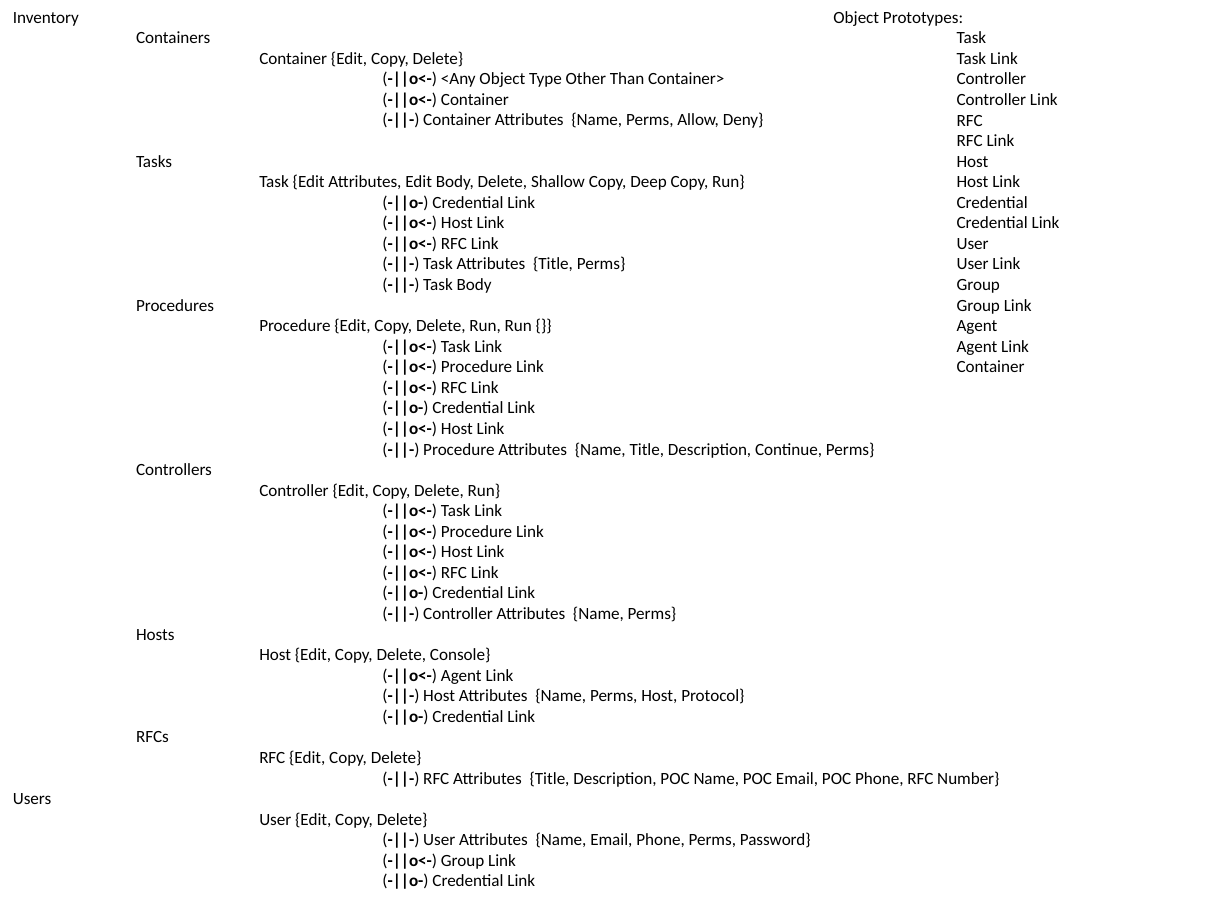
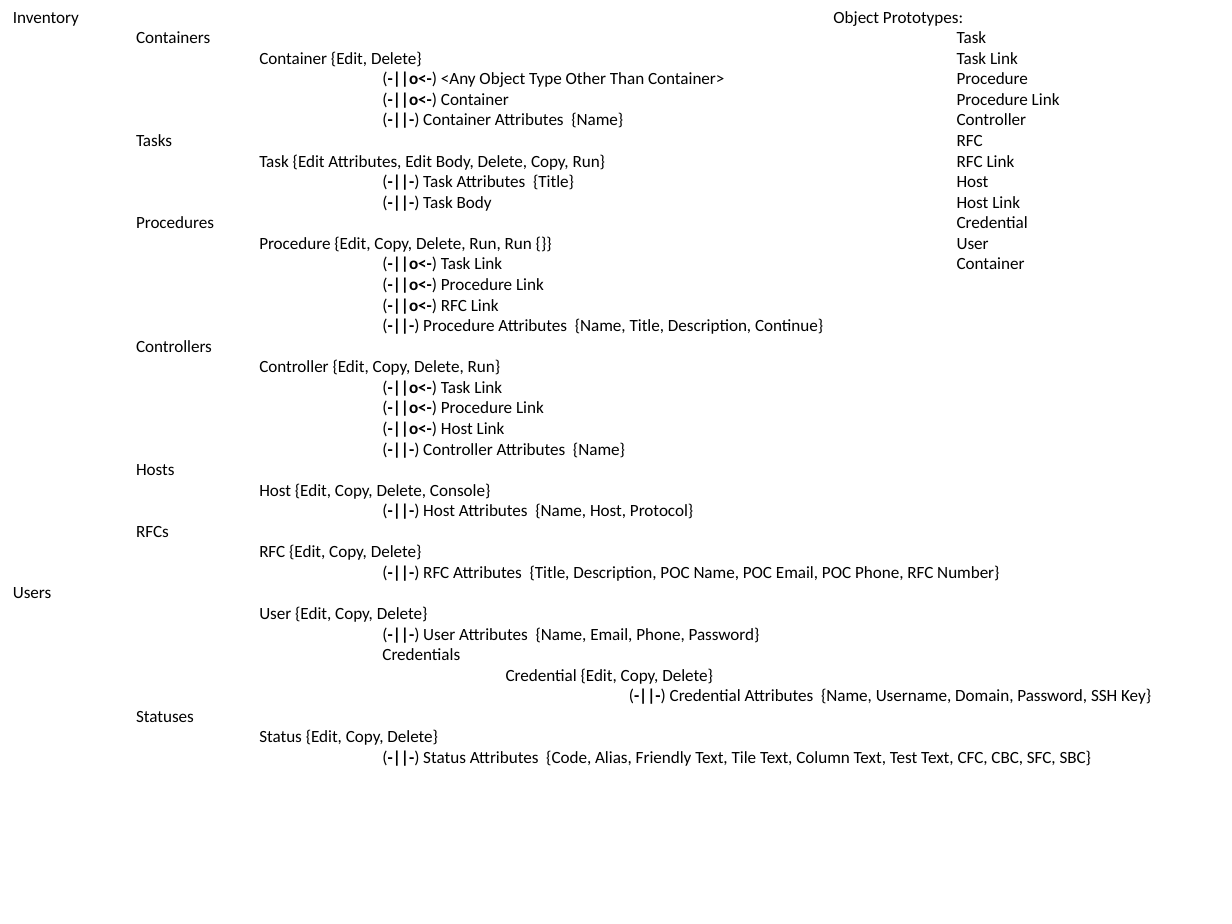
Before and after one commit to phnomcobra/CNG-Playground, a slide deck: slide 2 of notes.pptx. Drawn at 1232x924 pixels with LibreOffice and Linux fonts; fonts in the diff are those of the drawing. Boxes give left, top, right and bottom in pixels: in the first picture for what was removed or moved away, otherwise in the second. Text is boxed around its words. In the diff, an @@ line names an element or a change of style, - is before the commit and + after.

```diff
--- a/notes.pptx
+++ b/notes.pptx
@@ text at (259,51,422,67): text changed @@
-Container {Edit, Copy, Delete}
+Container {Edit, Delete}
@@ text at (957,72,1060,105): paragraphs added @@
+Procedure
+Procedure Link
@@ text at (423,112,623,128): text changed @@
-(-||-) Container Attributes {Name, Perms, Allow, Deny}
+(-||-) Container Attributes {Name}
@@ text at (957,93,1058,105): paragraph removed @@
-Controller Link
@@ text at (259,154,606,190): text changed @@
-Task {Edit Attributes, Edit Body, Delete, Shallow Copy, Deep Copy, Run}
-(-||o-) Credential Link
-(-||o<-) Host Link
-(-||o<-) RFC Link
-(-||-) Task Attributes {Title, Perms}
+Task {Edit Attributes, Edit Body, Delete, Copy, Run}
+(-||-) Task Attributes {Title}
@@ text at (957,216,1060,228): paragraph removed @@
-Credential Link
@@ text at (957,257,1032,355): paragraphs removed @@
-User Link
-Group
-Group Link
-Agent
-Agent Link
@@ text at (423,318,823,334): text changed @@
-(-||o-) Credential Link
-(-||o<-) Host Link
-(-||-) Procedure Attributes {Name, Title, Description, Continue, Perms}
+(-||-) Procedure Attributes {Name, Title, Description, Continue}
@@ text at (423,442,625,458): text changed @@
-(-||o<-) RFC Link
-(-||o-) Credential Link
-(-||-) Controller Attributes {Name, Perms}
+(-||-) Controller Attributes {Name}
@@ text at (423,503,693,519): text changed @@
-(-||o<-) Agent Link
-(-||-) Host Attributes {Name, Perms, Host, Protocol}
-(-||o-) Credential Link
+(-||-) Host Attributes {Name, Host, Protocol}
@@ text at (259,627,1151,766): text changed @@
-(-||-) User Attributes {Name, Email, Phone, Perms, Password}
-(-||o<-) Group Link
-(-||o-) Credential Link
+(-||-) User Attributes {Name, Email, Phone, Password}
+Credentials
+Credential {Edit, Copy, Delete}
+(-||-) Credential Attributes {Name, Username, Domain, Password, SSH Key}
+Statuses
+Status {Edit, Copy, Delete}
+(-||-) Status Attributes {Code, Alias, Friendly Text, Tile Text, Column Text, Test Text, CFC, CBC, SFC, SBC}
```
Also in this commit, not shown: 1 other slide changed, 2 slides added, 1 slide removed.
